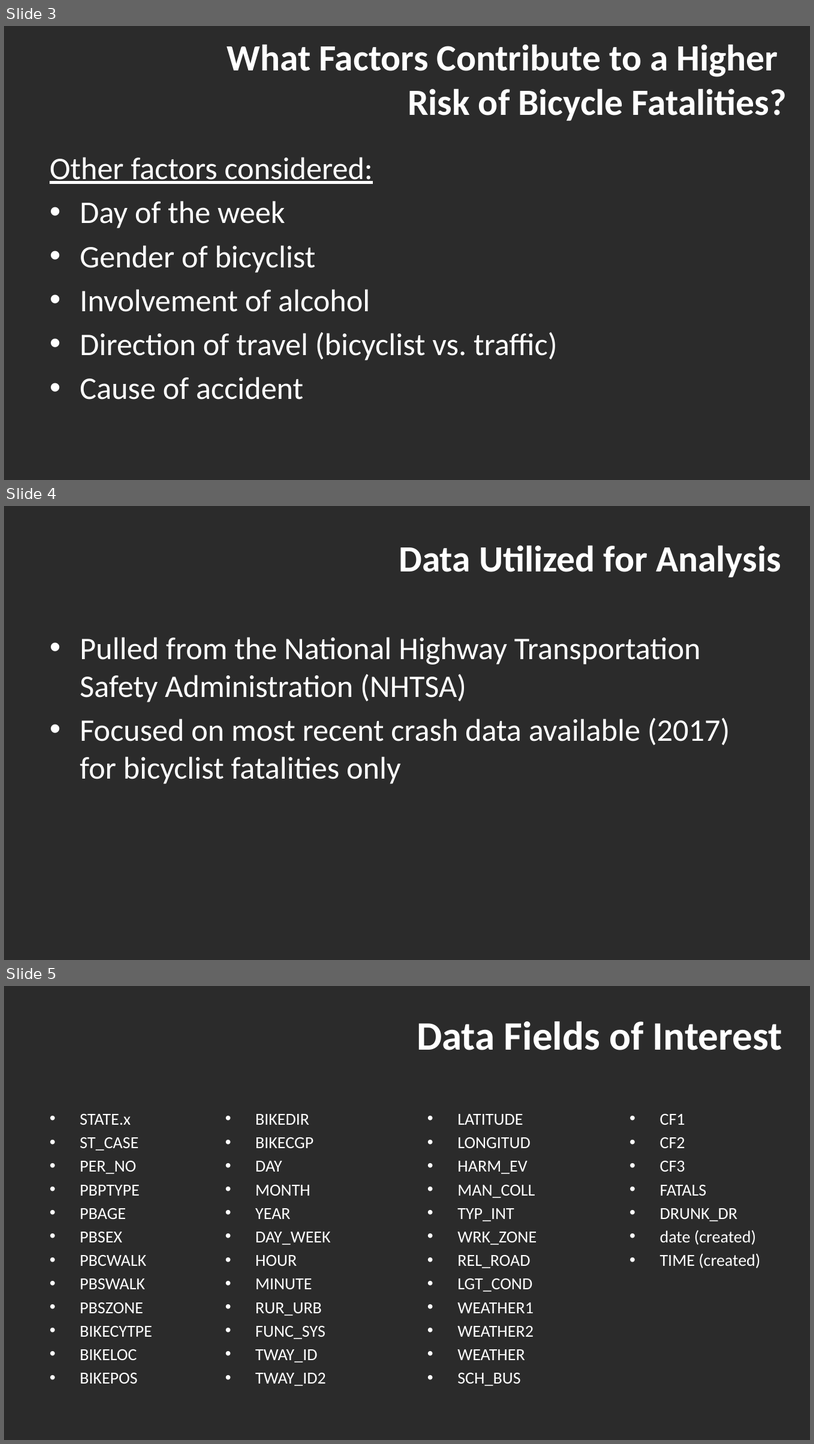
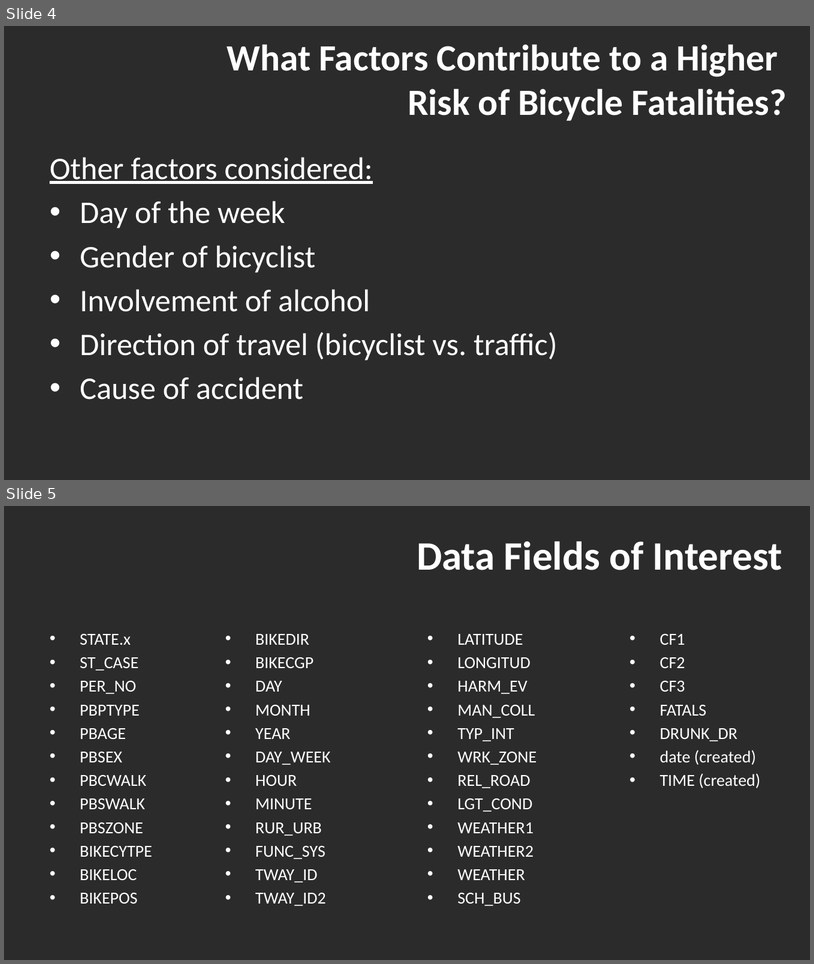
Before and after one commit to madams11/DataR-Project, a slide deck: US Bicycle Fatalities_Group 4.pptx. Shown one above the other, each under a label of ours: slides 3, 4 and 5 before the commit, slides 4 and 5 after it. The pictures are 814x1444 and 814x964 pixels, drawn with LibreOffice and Linux fonts; fonts in the diff are those of the drawing; background and template pictures are left out; a plain dark background stands for a picture behind light text. Boxes give left, top, right and bottom in pixels: in the first picture for what was removed or moved away, otherwise in the second. Text is boxed around its words. In the diff, an @@ line names an element or a change of style, - is before the commit and + after.

```diff
--- a/US Bicycle Fatalities_Group 4.pptx
+++ b/US Bicycle Fatalities_Group 4.pptx
@@ slide 4 removed at (4, 506, 810, 960), background picture (left out) @@
@@ title removed at (399, 545, 782, 577) @@
-Data Utilized for Analysis
@@ text removed at (80, 637, 731, 784) @@
-• Pulled from the National Highway Transportation Safety Administration (NHTSA)
-• Focused on most recent crash data available (2017) for bicyclist fatalities only
@@ what was slide 3 is now slide 4 @@
```
Also in this commit, not shown: 2 slides added.
